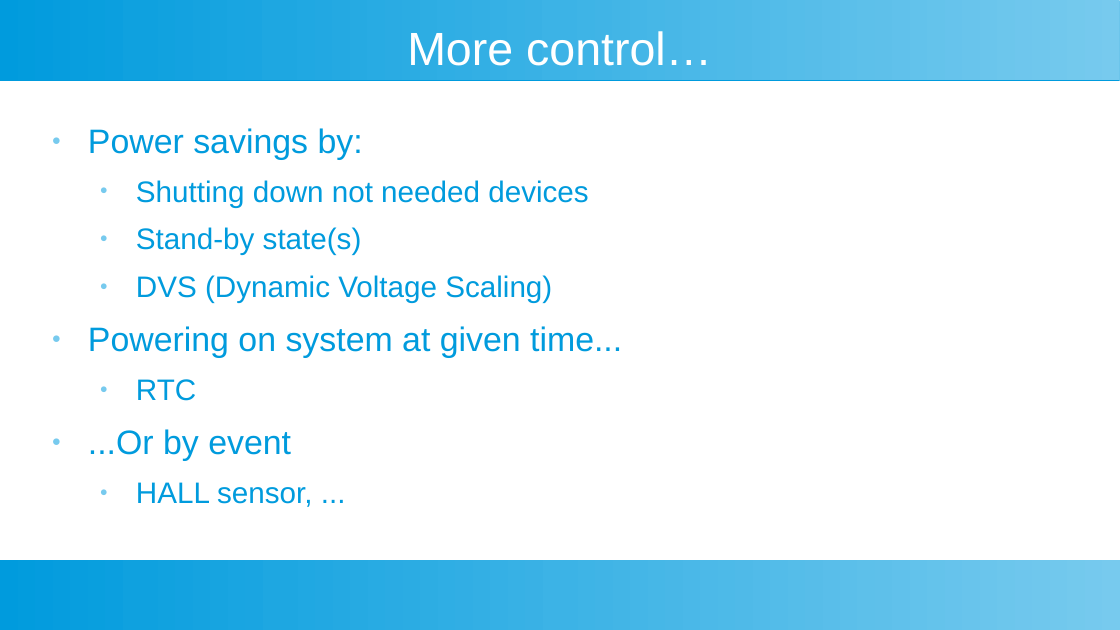
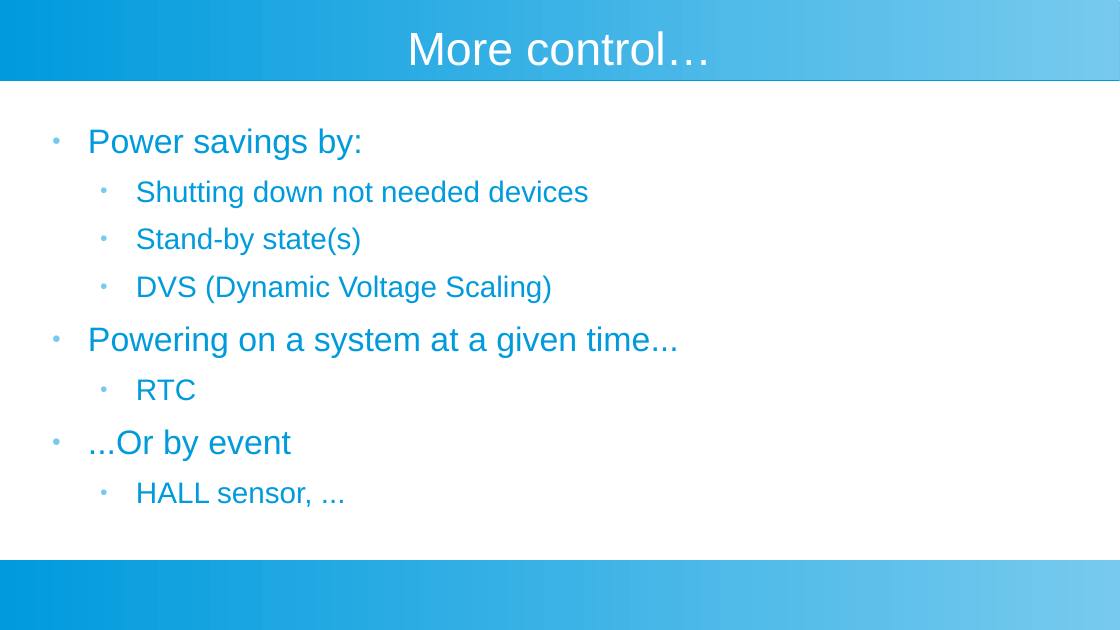
Before and after one commit to M-Vaittinen/babblings, a slide deck: slide 4 of PMIC/PMIC-babblings.odp (slide 3 before the commit). Drawn at 1120x630 pixels with LibreOffice and Linux fonts; fonts in the diff are those of the drawing. Boxes give left, top, right and bottom in pixels: in the first picture for what was removed or moved away, otherwise in the second. Text is boxed around its words. In the diff, an @@ line names an element or a change of style, - is before the commit and + after.

```diff
--- a/PMIC/PMIC-babblings.odp
+++ b/PMIC/PMIC-babblings.odp
@@ text at bbox=[88, 326, 679, 358]: text changed @@
-● Powering on system at given time...
+● Powering on a system at a given time...
```
Also in this commit, not shown: 2 other slides changed, 3 slides added, 1 slide removed.
